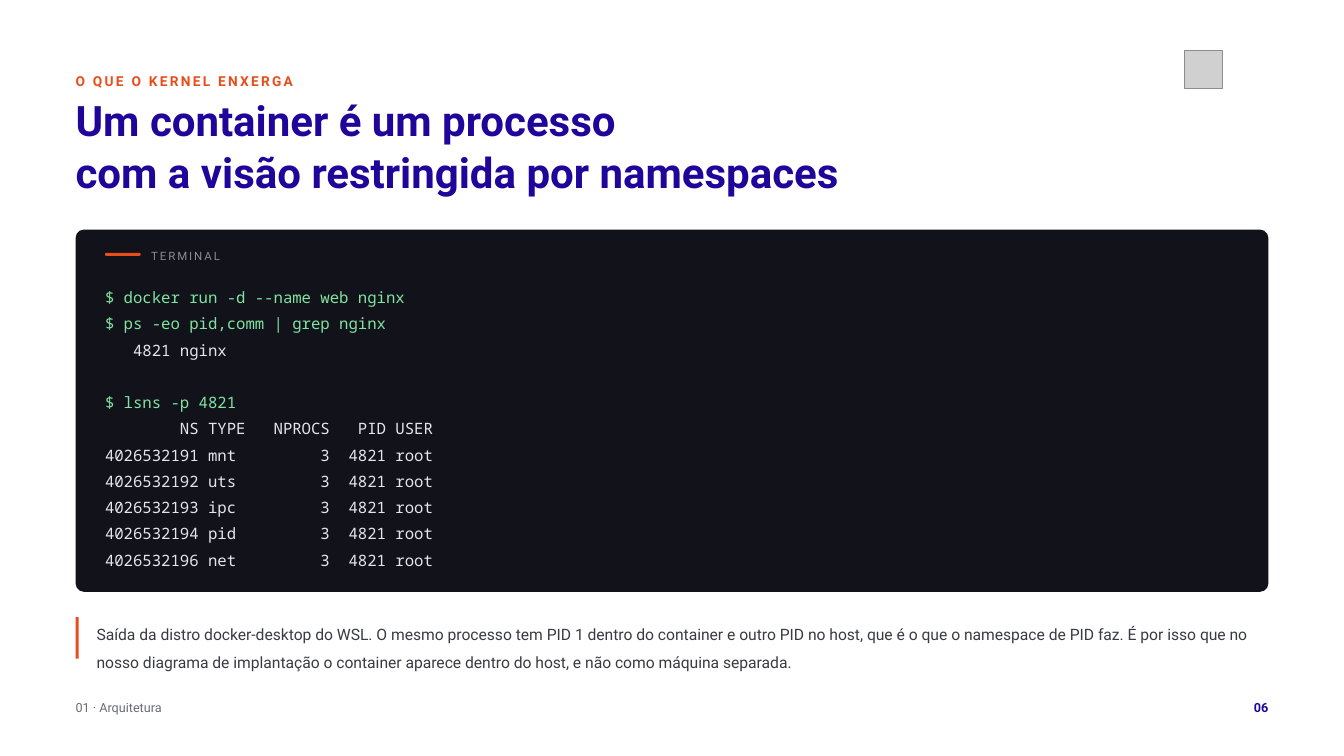
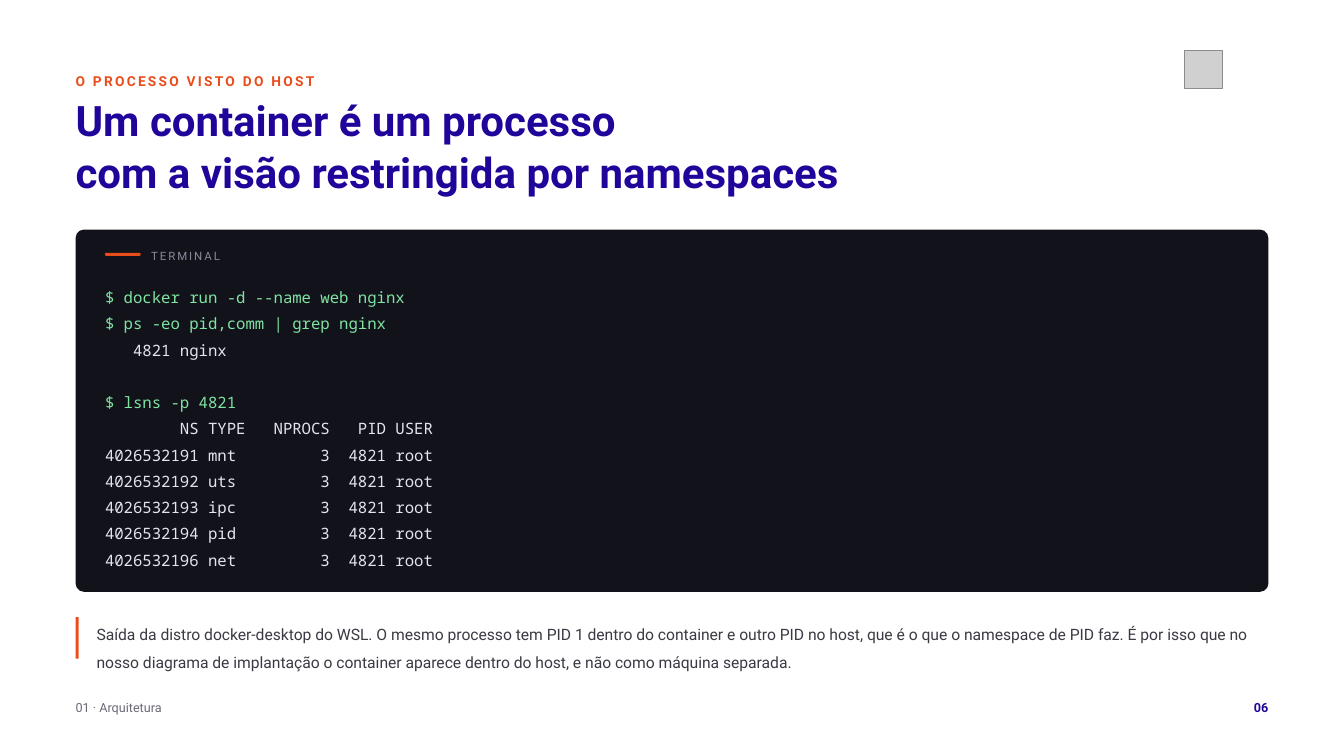
Before and after one commit to tcpassos/invite-app, a slide deck: slide 6 of trabalhos/T1-Docker-Invite-People.pptx. Drawn at 1344x756 pixels with LibreOffice and Linux fonts; fonts in the diff are those of the drawing; grey boxes stand for pictures. Boxes give left, top, right and bottom in pixels: in the first picture for what was removed or moved away, otherwise in the second. Text is boxed around its words. In the diff, an @@ line names an element or a change of style, - is before the commit and + after.

```diff
--- a/trabalhos/T1-Docker-Invite-People.pptx
+++ b/trabalhos/T1-Docker-Invite-People.pptx
@@ text at [76, 76, 314, 86]: text changed @@
-O QUE O KERNEL ENXERGA
+O PROCESSO VISTO DO HOST
```
Also in this commit, not shown: 5 other slides changed, 9 other files.
